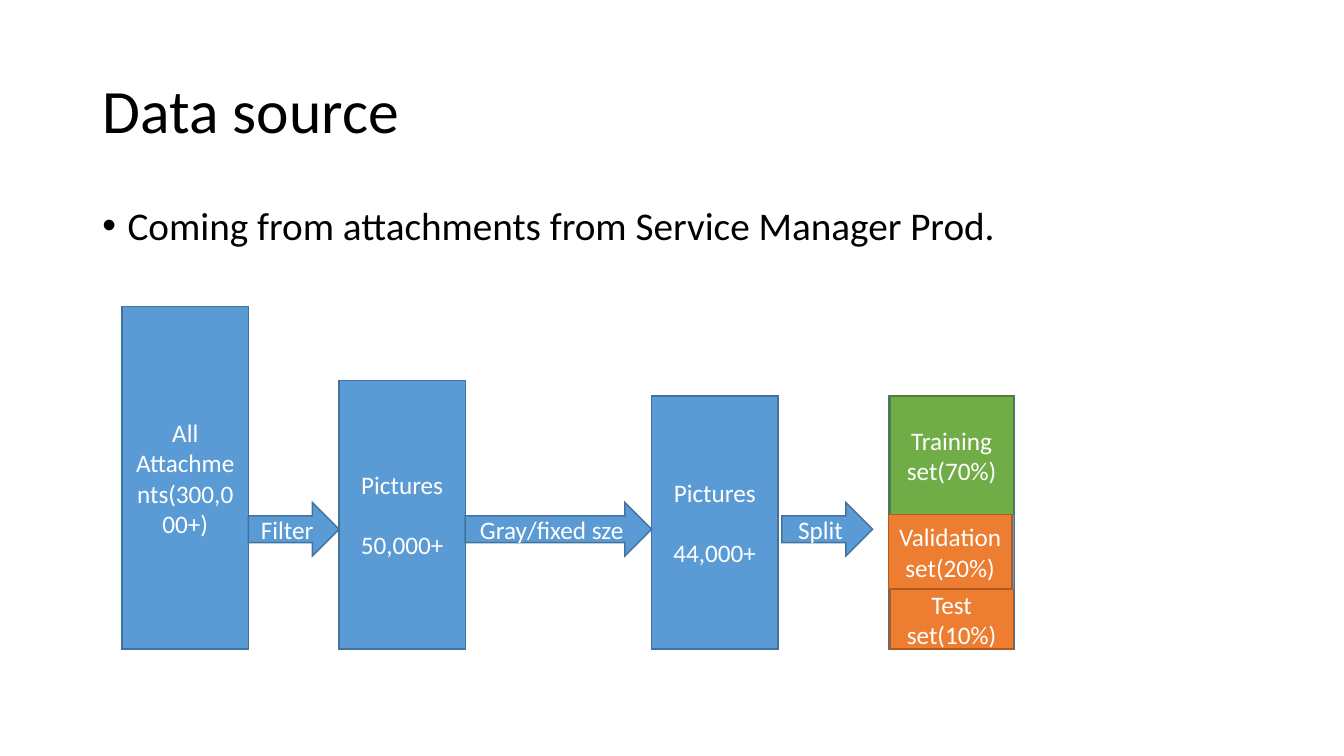
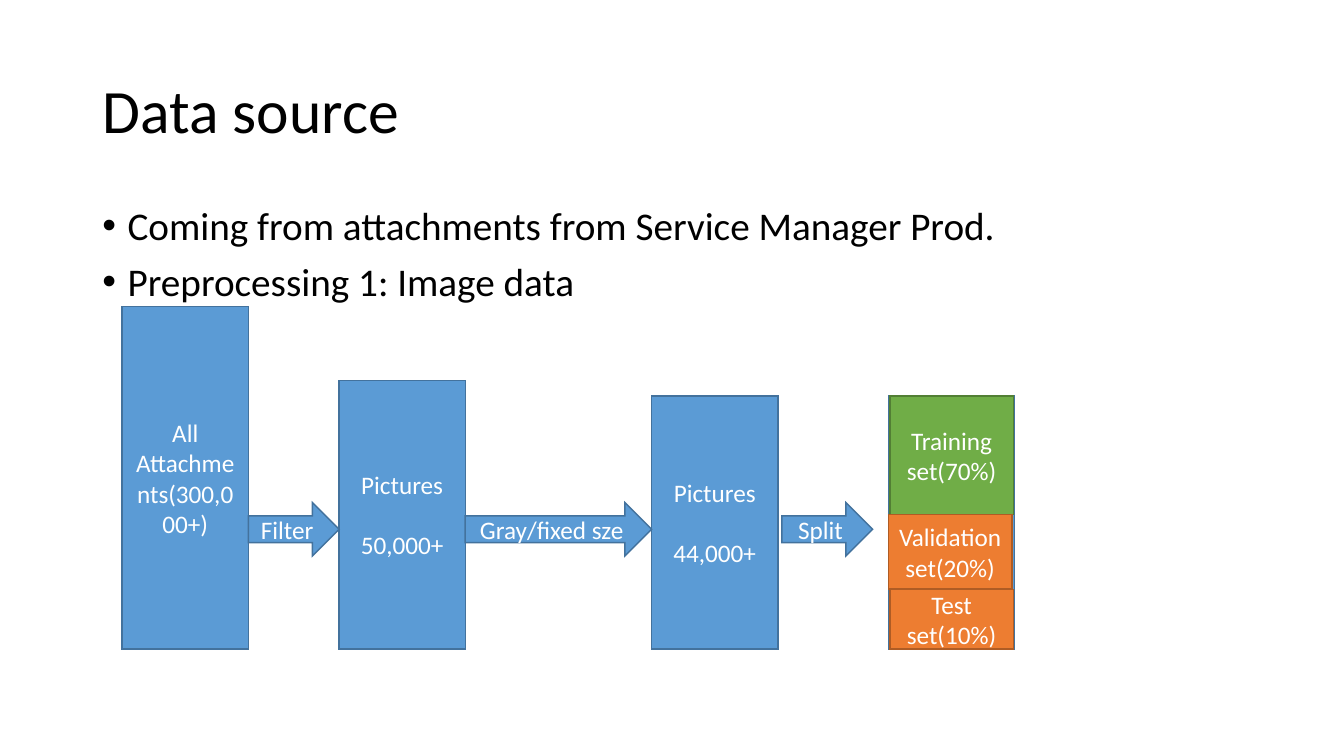
Before and after one commit to daizhen/ImagesCategory, a slide deck: slide 4 of src/demo/Auto category SM images.pptx. Drawn at 1344x756 pixels with LibreOffice and Linux fonts; fonts in the diff are those of the drawing. Boxes give left, top, right and bottom in pixels: in the first picture for what was removed or moved away, otherwise in the second. Text is boxed around its words. In the diff, an @@ line names an element or a change of style, - is before the commit and + after.

Commit message:
Update slides

```diff
--- a/src/demo/Auto category SM images.pptx
+++ b/src/demo/Auto category SM images.pptx
@@ text at [128, 268, 574, 303]: paragraph added @@
+• Preprocessing 1: Image data
```
Also in this commit, not shown: 2 slides added, 1 other file.
